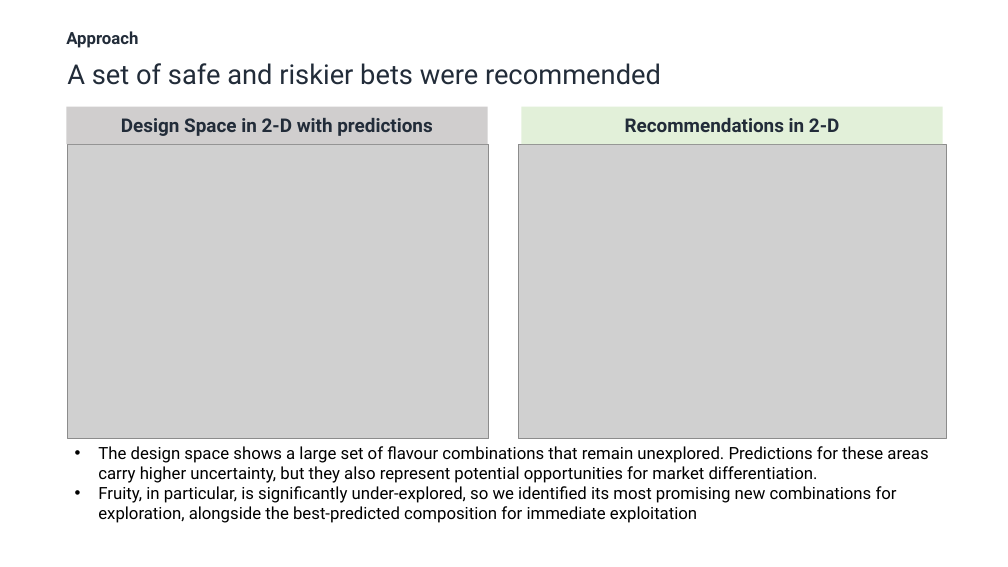
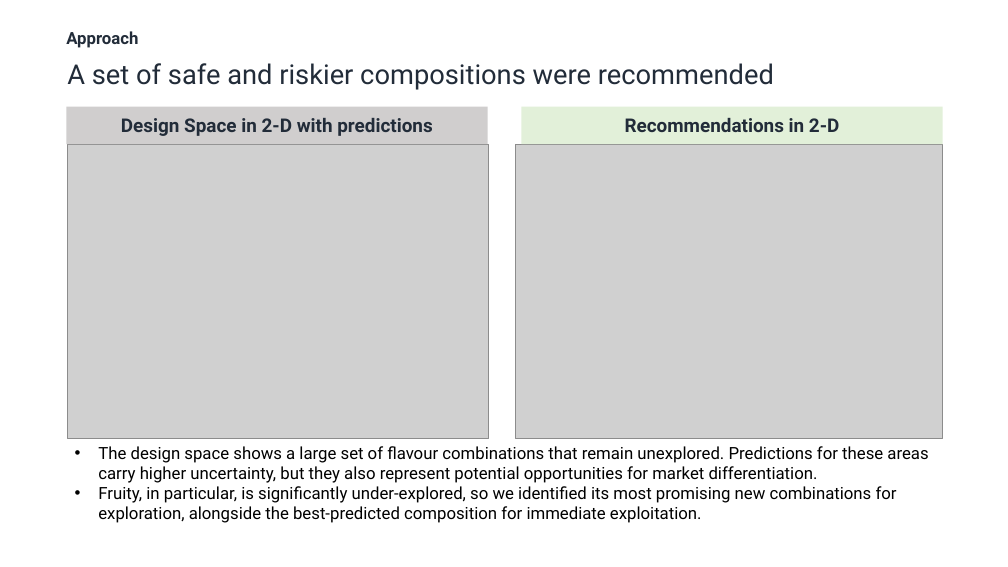
Before and after one commit to Sanchit2798/candy-case-study, a slide deck: slide 7 of outputs/Final Deliverables.pptx. Drawn at 1008x567 pixels with LibreOffice and Linux fonts; fonts in the diff are those of the drawing; grey boxes stand for pictures. Boxes give left, top, right and bottom in pixels: in the first picture for what was removed or moved away, otherwise in the second. Text is boxed around its words. In the diff, an @@ line names an element or a change of style, - is before the commit and + after.

```diff
--- a/outputs/Final Deliverables.pptx
+++ b/outputs/Final Deliverables.pptx
@@ text at bbox=[67, 63, 774, 90]: text changed @@
-A set of safe and riskier bets were recommended
+A set of safe and riskier compositions were recommended
@@ picture: place and size @@
-picture at bbox=[519, 144, 947, 439]
+picture at bbox=[515, 144, 943, 439]
@@ text at bbox=[98, 486, 897, 523]: text changed @@
-• Fruity, in particular, is significantly under‑explored, so we identified its most promising new combinations for exploration, alongside the best‑predicted composition for immediate exploitation
+• Fruity, in particular, is significantly under‑explored, so we identified its most promising new combinations for exploration, alongside the best‑predicted composition for immediate exploitation.
```
Also in this commit, not shown: 4 other slides changed.
